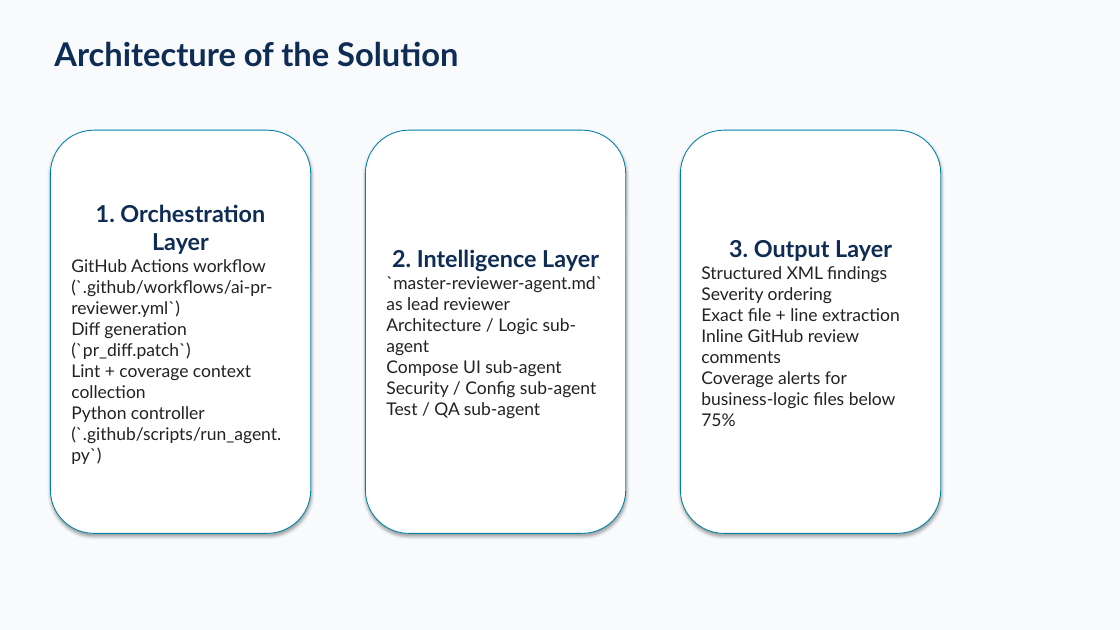
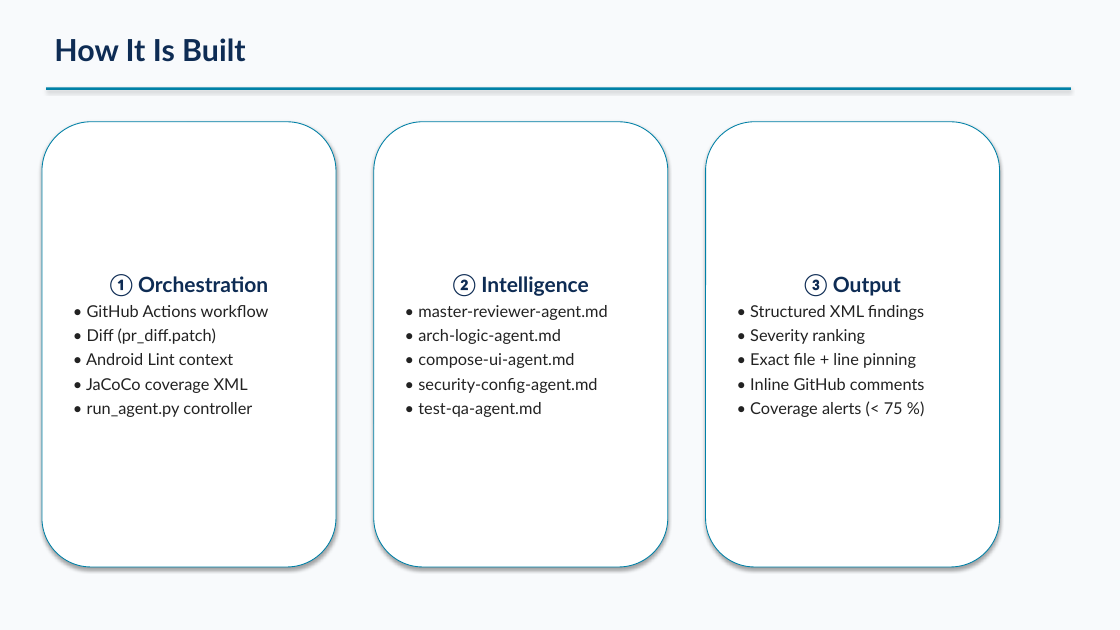
Before and after one commit to meetjanani/AI_Quiz_Using_Agent, a slide deck: slide 5 of docs/presentation/Agentic_AI_Code_Review_Demo.pptx. Drawn at 1120x630 pixels with LibreOffice and Linux fonts; fonts in the diff are those of the drawing. Boxes give left, top, right and bottom in pixels: in the first picture for what was removed or moved away, otherwise in the second. Text is boxed around its words. In the diff, an @@ line names an element or a change of style, - is before the commit and + after.

Commit message:
Enhance presentation generation script with auto-install for dependencies and improved slide content

```diff
--- a/docs/presentation/Agentic_AI_Code_Review_Demo.pptx
+++ b/docs/presentation/Agentic_AI_Code_Review_Demo.pptx
@@ text at (54, 38, 245, 62): text changed; size 28 to 26 pt @@
-Architecture of the Solution
+How It Is Built
@@ rectangle added at (46, 87, 1071, 90), fill #0081A7 @@
@@ rounded rectangle "① Orchestration": place and size @@
-rounded rectangle "① Orchestration" at (50, 130, 311, 534)
+rounded rectangle "① Orchestration" at (42, 122, 336, 567)
@@ rounded rectangle "② Intelligence": place and size @@
-rounded rectangle "② Intelligence" at (365, 130, 626, 534)
+rounded rectangle "② Intelligence" at (374, 122, 668, 567)
@@ rounded rectangle "③ Output": place and size @@
-rounded rectangle "③ Output" at (681, 130, 941, 534)
+rounded rectangle "③ Output" at (706, 122, 1000, 567)
@@ text in rounded rectangle at (86, 274, 269, 417): text changed; size 15 to 14 pt @@
-1. Orchestration Layer
-GitHub Actions workflow (`.github/workflows/ai-pr-reviewer.yml`)
-Diff generation (`pr_diff.patch`)
-Lint + coverage context collection
-Python controller (`.github/scripts/run_agent.py`)
+① Orchestration
+• GitHub Actions workflow
+• Diff (pr_diff.patch)
+• Android Lint context
+• JaCoCo coverage XML
+• run_agent.py controller
@@ text in rounded rectangle at (418, 274, 607, 417): text changed; size 15 to 14 pt @@
-2. Intelligence Layer
-`master-reviewer-agent.md` as lead reviewer
-Architecture / Logic sub-agent
-Compose UI sub-agent
-Security / Config sub-agent
-Test / QA sub-agent
+② Intelligence
+• master-reviewer-agent.md
+• arch-logic-agent.md
+• compose-ui-agent.md
+• security-config-agent.md
+• test-qa-agent.md
@@ text in rounded rectangle at (750, 274, 924, 417): text changed; size 15 to 14 pt @@
-3. Output Layer
-Structured XML findings
-Severity ordering
-Exact file + line extraction
-Inline GitHub review comments
-Coverage alerts for business-logic files below 75%
+③ Output
+• Structured XML findings
+• Severity ranking
+• Exact file + line pinning
+• Inline GitHub comments
+• Coverage alerts (< 75 %)
```
Also in this commit, not shown: 3 other slides changed, 6 slides added, 6 slides removed, 3 other files.
